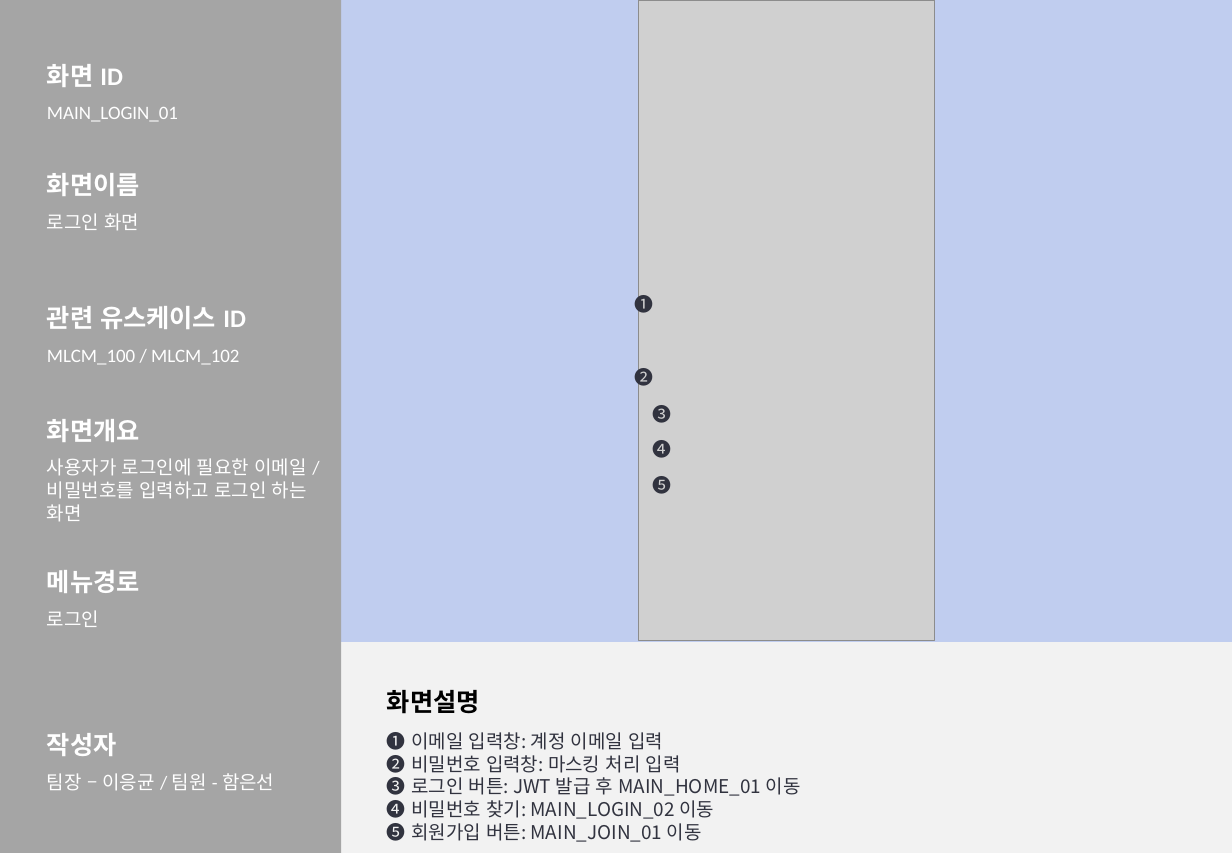
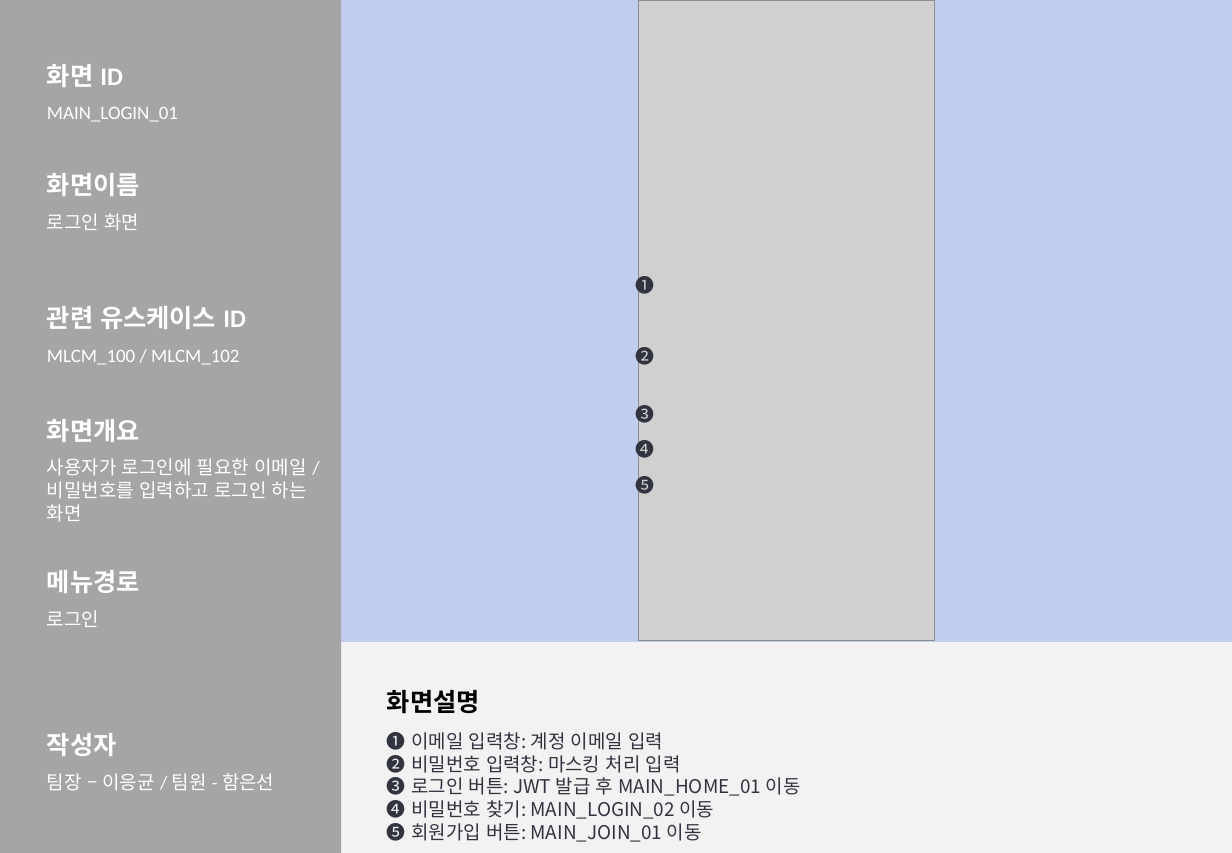
Before and after one commit to 2026-SMHRD-KDT-HealthCare-5/lisn, a slide deck: slide 7 of documents/화면설계서_귀기울임.pptx. Drawn at 1232x853 pixels with LibreOffice and Linux fonts; fonts in the diff are those of the drawing; grey boxes stand for pictures. Boxes give left, top, right and bottom in pixels: in the first picture for what was removed or moved away, otherwise in the second. Text is boxed around its words. In the diff, an @@ line names an element or a change of style, - is before the commit and + after.

```diff
--- a/documents/화면설계서_귀기울임.pptx
+++ b/documents/화면설계서_귀기울임.pptx
@@ text "❶": place and size @@
-text "❶" at [634, 292, 653, 317]
+text "❶" at [635, 273, 654, 298]
@@ text "❷": place and size @@
-text "❷" at [634, 364, 653, 389]
+text "❷" at [635, 344, 654, 369]
@@ 3 texts: place and size @@
-3 texts at [652, 405, 671, 494]
+3 texts at [635, 401, 654, 498]
```
Also in this commit, not shown: 15 other slides changed, 3 other files.
